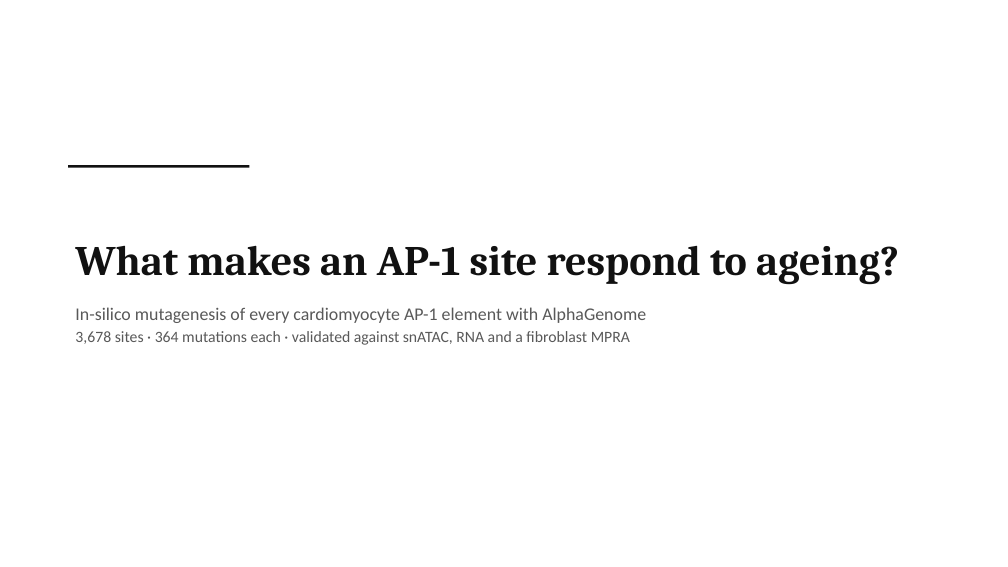
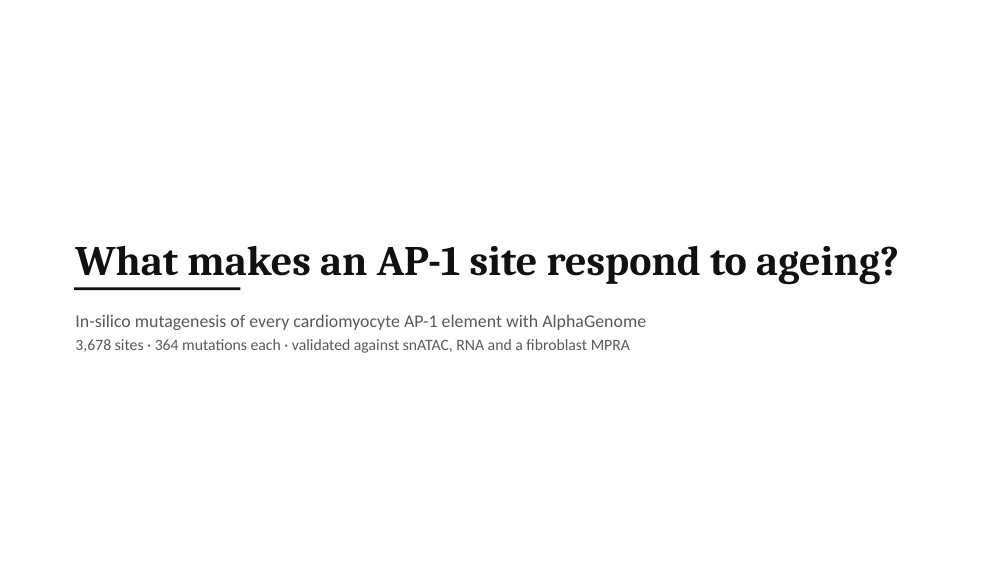
Before and after one commit to cytokine4242/Alpha_Genome_Ap1, a slide deck: slide 1 of Analysis/AP1_AlphaGenome_results.pptx. Drawn at 1008x567 pixels with LibreOffice and Linux fonts; fonts in the diff are those of the drawing. Boxes give left, top, right and bottom in pixels: in the first picture for what was removed or moved away, otherwise in the second. Text is boxed around its words. In the diff, an @@ line names an element or a change of style, - is before the commit and + after.

```diff
--- a/Analysis/AP1_AlphaGenome_results.pptx
+++ b/Analysis/AP1_AlphaGenome_results.pptx
@@ line moved from (68, 166) - (250, 166) to (74, 289) - (240, 289) @@
@@ text "In-silico mutagenesis of every cardiomyocyte ...": place and size @@
-text "In-silico mutagenesis of every cardiomyocyte ..." at [75, 307, 646, 345]
+text "In-silico mutagenesis of every cardiomyocyte ..." at [75, 314, 646, 353]
```
Also in this commit, not shown: 5 other slides changed, 12 other files.
